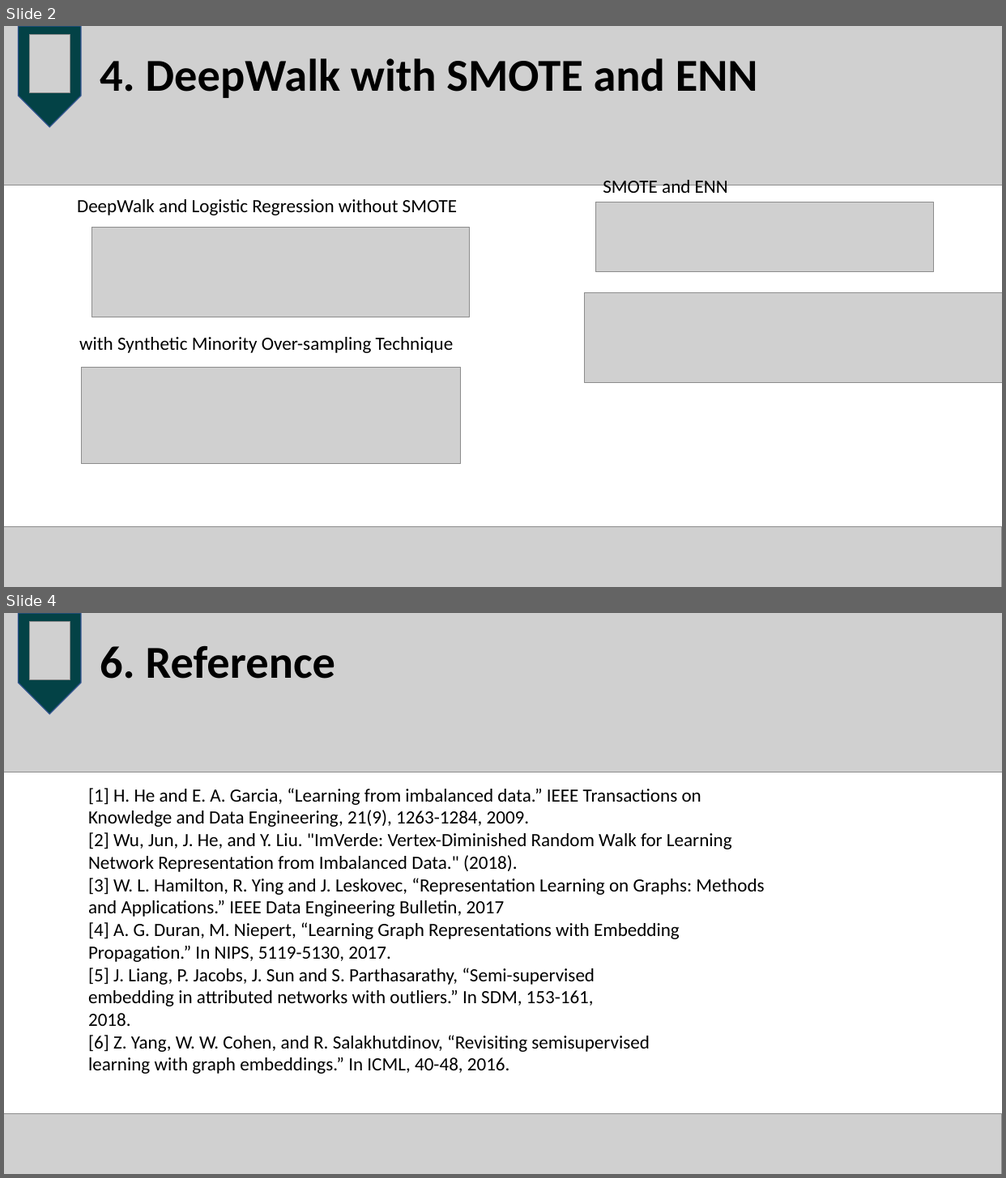
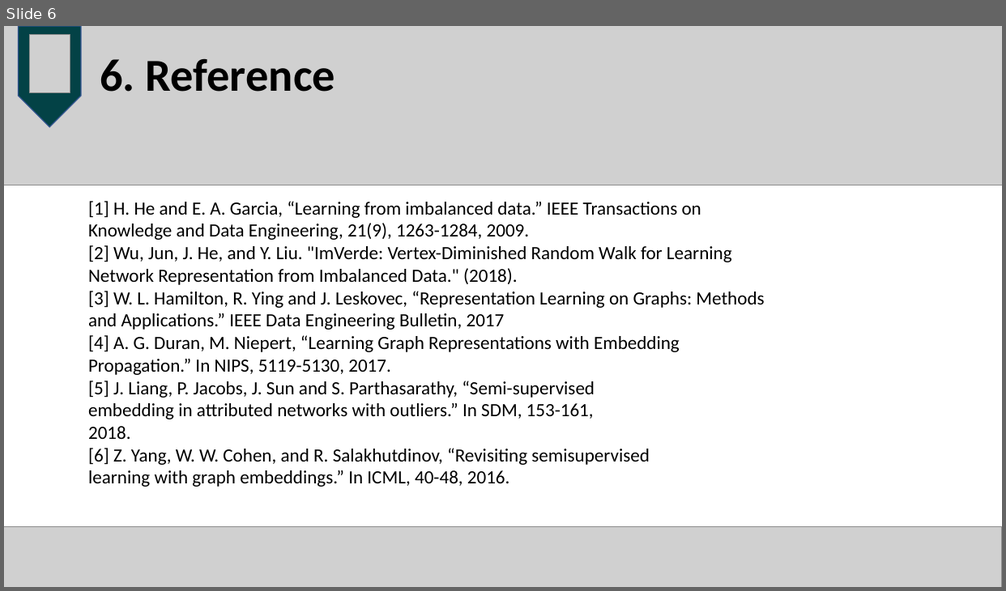
Before and after one commit to coda953/OSproject, a slide deck: tfboys.pptx. Shown one above the other, each under a label of ours: slides 2 and 4 before the commit, slide 6 after it; the slides between them are not shown. The pictures are 1006x1178 and 1006x591 pixels, drawn with LibreOffice and Linux fonts; fonts in the diff are those of the drawing; grey boxes stand for pictures. Boxes give left, top, right and bottom in pixels: in the first picture for what was removed or moved away, otherwise in the second. Text is boxed around its words. In the diff, an @@ line names an element or a change of style, - is before the commit and + after.

```diff
--- a/tfboys.pptx
+++ b/tfboys.pptx
@@ slide 2 removed at (x1=4, y1=26, x2=1002, y2=587), background #FFFFFF @@
@@ picture removed at (x1=4, y1=26, x2=1002, y2=185) @@
@@ pentagon arrow removed at (x1=18, y1=26, x2=81, y2=127) @@
@@ picture removed at (x1=29, y1=34, x2=70, y2=92) @@
@@ title removed at (x1=100, y1=58, x2=758, y2=98) @@
-4. DeepWalk with SMOTE and ENN
@@ text removed at (x1=603, y1=180, x2=728, y2=198) @@
-SMOTE and ENN
@@ text removed at (x1=77, y1=199, x2=458, y2=216) @@
-DeepWalk and Logistic Regression without SMOTE
@@ picture removed at (x1=595, y1=202, x2=934, y2=272) @@
@@ picture removed at (x1=92, y1=228, x2=470, y2=317) @@
@@ picture removed at (x1=584, y1=292, x2=1002, y2=382) @@
@@ text removed at (x1=79, y1=337, x2=454, y2=353) @@
-with Synthetic Minority Over-sampling Technique
@@ picture removed at (x1=81, y1=368, x2=461, y2=465) @@
@@ picture removed at (x1=4, y1=527, x2=1002, y2=587) @@
@@ what was slide 4 is now slide 6 @@
```
Also in this commit, not shown: 1 slide changed, 4 slides added, 1 other slide removed, 1 other file.
